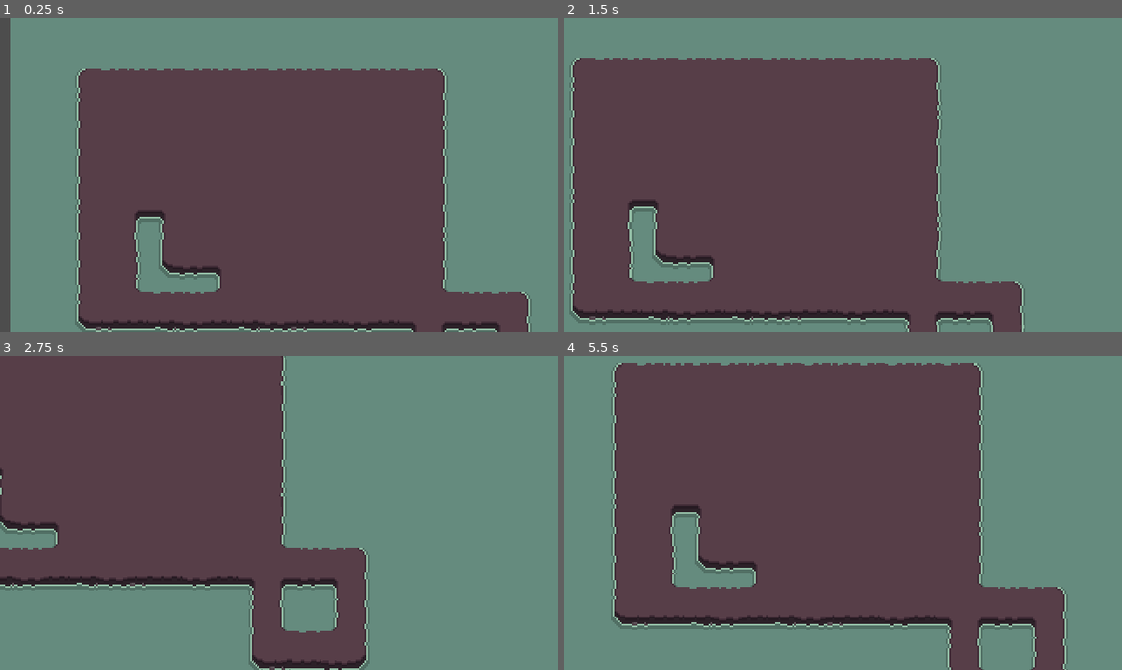
Above: before the commit, frames 1-4 (two rows, left to right).
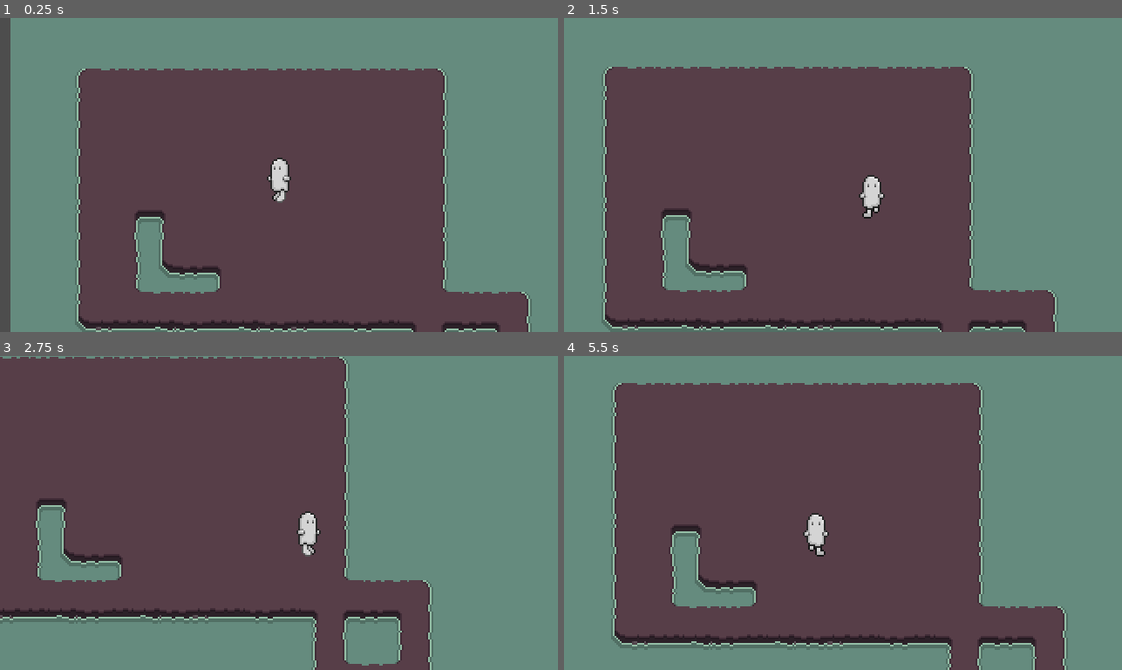
Above: after the commit, the same moments.

Repository: sapphicme/HalloweenGame
Game: Godot game, scene res://scenes/areas/Halloween_Maze.tscn
The game is run twice, just before and just after one commit, with the same random seed, the same clock (stepped at 60 frames per second) and the same inputs.
Inputs:
- Up to frame 1 (0.25 s): no input
- Up to frame 2 (1.5 s): hold Right (ui_right) 0.53-1.28 s; hold Down (ui_down) from 1.28 s (still down)
- Up to frame 3 (2.75 s): release Down (ui_down) at 2.03 s; hold Right (ui_right) from 2.03 s (still down)
- Up to frame 4 (5.5 s): release Right (ui_right) at 2.78 s; hold Up (ui_up) 2.78-3.53 s; hold Left (ui_left) 3.53-5.03 s; hold Down (ui_down) from 5.03 s (still down)

The runs differ from the first frame. In frame 1, 0.4% of the frame differs, in the area x 47-53%, y 44-59%; in frame 2, 20%; in frame 3, 23%, in the area x 0-78%, y 0-100%; in frame 4, 16%.

Commit message:
Added a player
Ghost character with animations!

Diff:
--- a/halloween_2024/scenes/player/player.tscn
+++ b/halloween_2024/scenes/player/player.tscn
@@ -1,259 +1,151 @@
-[gd_scene load_steps=106 format=3 uid="uid://nd82qsrcktei"]
+[gd_scene load_steps=67 format=3 uid="uid://nd82qsrcktei"]
 
 [ext_resource type="Script" path="res://scenes/player/player.gd" id="1_wkw8i"]
 [ext_resource type="Script" path="res://scenes/player/stats.gd" id="2_07mxo"]
-
-[sub_resource type="AtlasTexture" id="AtlasTexture_7piv6"]
-region = Rect2(416, 0, 16, 32)
-
-[sub_resource type="AtlasTexture" id="AtlasTexture_57417"]
-region = Rect2(400, 0, 16, 32)
-
-[sub_resource type="AtlasTexture" id="AtlasTexture_ch6y8"]
-region = Rect2(384, 0, 16, 32)
-
-[sub_resource type="AtlasTexture" id="AtlasTexture_lmiao"]
-region = Rect2(368, 0, 16, 32)
-
-[sub_resource type="AtlasTexture" id="AtlasTexture_2427y"]
-region = Rect2(352, 0, 16, 32)
-
-[sub_resource type="AtlasTexture" id="AtlasTexture_bwgoh"]
-region = Rect2(336, 0, 16, 32)
-
-[sub_resource type="AtlasTexture" id="AtlasTexture_8ah2f"]
-region = Rect2(320, 0, 16, 32)
-
-[sub_resource type="AtlasTexture" id="AtlasTexture_scbnk"]
-region = Rect2(304, 0, 16, 32)
-
-[sub_resource type="AtlasTexture" id="AtlasTexture_pdx7m"]
-region = Rect2(288, 0, 16, 32)
-
-[sub_resource type="AtlasTexture" id="AtlasTexture_fy0vj"]
-region = Rect2(272, 0, 16, 32)
-
-[sub_resource type="AtlasTexture" id="AtlasTexture_h1opc"]
-region = Rect2(256, 0, 16, 32)
-
-[sub_resource type="AtlasTexture" id="AtlasTexture_atfvd"]
-region = Rect2(848, 0, 16, 32)
-
-[sub_resource type="AtlasTexture" id="AtlasTexture_u87dg"]
-region = Rect2(832, 0, 16, 32)
-
-[sub_resource type="AtlasTexture" id="AtlasTexture_g77d2"]
-region = Rect2(816, 0, 16, 32)
-
-[sub_resource type="AtlasTexture" id="AtlasTexture_slfkm"]
-region = Rect2(800, 0, 16, 32)
-
-[sub_resource type="AtlasTexture" id="AtlasTexture_gavij"]
-region = Rect2(784, 0, 16, 32)
-
-[sub_resource type="AtlasTexture" id="AtlasTexture_5e8wk"]
-region = Rect2(768, 0, 16, 32)
-
-[sub_resource type="AtlasTexture" id="AtlasTexture_paw66"]
-region = Rect2(752, 0, 16, 32)
-
-[sub_resource type="AtlasTexture" id="AtlasTexture_lq5vj"]
-region = Rect2(736, 0, 16, 32)
-
-[sub_resource type="AtlasTexture" id="AtlasTexture_v84nm"]
-region = Rect2(720, 0, 16, 32)
-
-[sub_resource type="AtlasTexture" id="AtlasTexture_yp7jc"]
-region = Rect2(704, 0, 16, 32)
-
-[sub_resource type="AtlasTexture" id="AtlasTexture_rg54w"]
-region = Rect2(688, 0, 16, 32)
-
-[sub_resource type="AtlasTexture" id="AtlasTexture_vnh78"]
-region = Rect2(1024, 0, 16, 32)
-
-[sub_resource type="AtlasTexture" id="AtlasTexture_3s2a3"]
-region = Rect2(1008, 0, 16, 32)
-
-[sub_resource type="AtlasTexture" id="AtlasTexture_2ja6o"]
-region = Rect2(992, 0, 16, 32)
-
-[sub_resource type="AtlasTexture" id="AtlasTexture_clpe3"]
-region = Rect2(976, 0, 16, 32)
-
-[sub_resource type="AtlasTexture" id="AtlasTexture_wlqvs"]
-region = Rect2(960, 0, 16, 32)
-
-[sub_resource type="AtlasTexture" id="AtlasTexture_1j27q"]
-region = Rect2(944, 0, 16, 32)
-
-[sub_resource type="AtlasTexture" id="AtlasTexture_6g57e"]
-region = Rect2(928, 0, 16, 32)
-
-[sub_resource type="AtlasTexture" id="AtlasTexture_6f0h2"]
-region = Rect2(912, 0, 16, 32)
-
-[sub_resource type="AtlasTexture" id="AtlasTexture_bhlq6"]
-region = Rect2(896, 0, 16, 32)
-
-[sub_resource type="AtlasTexture" id="AtlasTexture_5wyos"]
-region = Rect2(880, 0, 16, 32)
-
-[sub_resource type="AtlasTexture" id="AtlasTexture_0tewg"]
-region = Rect2(864, 0, 16, 32)
-
-[sub_resource type="AtlasTexture" id="AtlasTexture_os3l5"]
-region = Rect2(1040, 0, 16, 32)
-
-[sub_resource type="AtlasTexture" id="AtlasTexture_yqhns"]
-region = Rect2(1056, 0, 16, 32)
-
-[sub_resource type="AtlasTexture" id="AtlasTexture_8ycqb"]
-region = Rect2(1072, 0, 16, 32)
-
-[sub_resource type="AtlasTexture" id="AtlasTexture_ksntr"]
-region = Rect2(1088, 0, 16, 32)
-
-[sub_resource type="AtlasTexture" id="AtlasTexture_yt4a1"]
-region = Rect2(1104, 0, 16, 32)
-
-[sub_resource type="AtlasTexture" id="AtlasTexture_tcbl0"]
-region = Rect2(1120, 0, 16, 32)
-
-[sub_resource type="AtlasTexture" id="AtlasTexture_1hja7"]
-region = Rect2(1136, 0, 16, 32)
-
-[sub_resource type="AtlasTexture" id="AtlasTexture_n783i"]
-region = Rect2(1152, 0, 16, 32)
-
-[sub_resource type="AtlasTexture" id="AtlasTexture_nmpcj"]
-region = Rect2(128, 0, 16, 32)
-
-[sub_resource type="AtlasTexture" id="AtlasTexture_3by1n"]
-region = Rect2(144, 0, 16, 32)
-
-[sub_resource type="AtlasTexture" id="AtlasTexture_dfmf5"]
-region = Rect2(160, 0, 16, 32)
-
-[sub_resource type="AtlasTexture" id="AtlasTexture_80g8h"]
-region = Rect2(176, 0, 16, 32)
-
-[sub_resource type="AtlasTexture" id="AtlasTexture_udjvm"]
-region = Rect2(192, 0, 16, 32)
-
-[sub_resource type="AtlasTexture" id="AtlasTexture_muw6c"]
-region = Rect2(208, 0, 16, 32)
-
-[sub_resource type="AtlasTexture" id="AtlasTexture_l1ebt"]
-region = Rect2(224, 0, 16, 32)
-
-[sub_resource type="AtlasTexture" id="AtlasTexture_isei7"]
-region = Rect2(240, 0, 16, 32)
-
-[sub_resource type="AtlasTexture" id="AtlasTexture_inogs"]
-region = Rect2(560, 0, 16, 32)
-
-[sub_resource type="AtlasTexture" id="AtlasTexture_6tlpd"]
-region = Rect2(576, 0, 16, 32)
-
-[sub_resource type="AtlasTexture" id="AtlasTexture_78l22"]
-region = Rect2(592, 0, 16, 32)
-
-[sub_resource type="AtlasTexture" id="AtlasTexture_urht5"]
-region = Rect2(608, 0, 16, 32)
-
-[sub_resource type="AtlasTexture" id="AtlasTexture_p18aq"]
-region = Rect2(624, 0, 16, 32)
-
-[sub_resource type="AtlasTexture" id="AtlasTexture_80huh"]
-region = Rect2(640, 0, 16, 32)
-
-[sub_resource type="AtlasTexture" id="AtlasTexture_1x3rq"]
-region = Rect2(656, 0, 16, 32)
-
-[sub_resource type="AtlasTexture" id="AtlasTexture_j4k43"]
-region = Rect2(672, 0, 16, 32)
-
-[sub_resource type="AtlasTexture" id="AtlasTexture_ckvw6"]
-region = Rect2(432, 0, 16, 32)
-
-[sub_resource type="AtlasTexture" id="AtlasTexture_7srvl"]
-region = Rect2(448, 0, 16, 32)
-
-[sub_resource type="AtlasTexture" id="AtlasTexture_52qnr"]
-region = Rect2(464, 0, 16, 32)
-
-[sub_resource type="AtlasTexture" id="AtlasTexture_45yl0"]
-region = Rect2(480, 0, 16, 32)
-
-[sub_resource type="AtlasTexture" id="AtlasTexture_ndqks"]
-region = Rect2(496, 0, 16, 32)
-
-[sub_resource type="AtlasTexture" id="AtlasTexture_h744h"]
-region = Rect2(512, 0, 16, 32)
-
-[sub_resource type="AtlasTexture" id="AtlasTexture_hbvt6"]
-region = Rect2(528, 0, 16, 32)
-
-[sub_resource type="AtlasTexture" id="AtlasTexture_a7i6j"]
-region = Rect2(544, 0, 16, 32)
-
-[sub_resource type="AtlasTexture" id="AtlasTexture_02mir"]
-region = Rect2(112, 0, 16, 32)
-
-[sub_resource type="AtlasTexture" id="AtlasTexture_hcq82"]
-region = Rect2(96, 0, 16, 32)
-
-[sub_resource type="AtlasTexture" id="AtlasTexture_cqy1b"]
-region = Rect2(80, 0, 16, 32)
-
-[sub_resource type="AtlasTexture" id="AtlasTexture_pb4s6"]
-region = Rect2(64, 0, 16, 32)
-
-[sub_resource type="AtlasTexture" id="AtlasTexture_dkjqm"]
+[ext_resource type="Texture2D" uid="uid://cx3xqtkm2hj16" path="res://scenes/player/player_ghost_animation_sheet.png" id="3_5smty"]
+
+[sub_resource type="AtlasTexture" id="AtlasTexture_a2hvl"]
+atlas = ExtResource("3_5smty")
+region = Rect2(0, 192, 16, 32)
+
+[sub_resource type="AtlasTexture" id="AtlasTexture_pncmb"]
+atlas = ExtResource("3_5smty")
+region = Rect2(16, 192, 16, 32)
+
+[sub_resource type="AtlasTexture" id="AtlasTexture_14e6s"]
+atlas = ExtResource("3_5smty")
+region = Rect2(32, 192, 16, 32)
+
+[sub_resource type="AtlasTexture" id="AtlasTexture_thm4k"]
+atlas = ExtResource("3_5smty")
+region = Rect2(48, 192, 16, 32)
+
+[sub_resource type="AtlasTexture" id="AtlasTexture_s53m3"]
+atlas = ExtResource("3_5smty")
+region = Rect2(0, 160, 16, 32)
+
+[sub_resource type="AtlasTexture" id="AtlasTexture_7fmcf"]
+atlas = ExtResource("3_5smty")
+region = Rect2(16, 160, 16, 32)
+
+[sub_resource type="AtlasTexture" id="AtlasTexture_ni2ot"]
+atlas = ExtResource("3_5smty")
+region = Rect2(32, 160, 16, 32)
+
+[sub_resource type="AtlasTexture" id="AtlasTexture_y5pvt"]
+atlas = ExtResource("3_5smty")
+region = Rect2(48, 160, 16, 32)
+
+[sub_resource type="AtlasTexture" id="AtlasTexture_tklls"]
+atlas = ExtResource("3_5smty")
+region = Rect2(0, 128, 16, 32)
+
+[sub_resource type="AtlasTexture" id="AtlasTexture_27pg1"]
+atlas = ExtResource("3_5smty")
+region = Rect2(16, 128, 16, 32)
+
+[sub_resource type="AtlasTexture" id="AtlasTexture_40ww0"]
+atlas = ExtResource("3_5smty")
+region = Rect2(32, 128, 16, 32)
+
+[sub_resource type="AtlasTexture" id="AtlasTexture_5s4jr"]
+atlas = ExtResource("3_5smty")
+region = Rect2(48, 128, 16, 32)
+
+[sub_resource type="AtlasTexture" id="AtlasTexture_s27wo"]
+atlas = ExtResource("3_5smty")
+region = Rect2(0, 224, 16, 32)
+
+[sub_resource type="AtlasTexture" id="AtlasTexture_vcqk2"]
+atlas = ExtResource("3_5smty")
+region = Rect2(16, 224, 16, 32)
+
+[sub_resource type="AtlasTexture" id="AtlasTexture_sjn1h"]
+atlas = ExtResource("3_5smty")
+region = Rect2(32, 224, 16, 32)
+
+[sub_resource type="AtlasTexture" id="AtlasTexture_o27x5"]
+atlas = ExtResource("3_5smty")
+region = Rect2(48, 224, 16, 32)
+
+[sub_resource type="AtlasTexture" id="AtlasTexture_rx70a"]
+atlas = ExtResource("3_5smty")
+region = Rect2(0, 64, 16, 32)
+
+[sub_resource type="AtlasTexture" id="AtlasTexture_vhmtg"]
+atlas = ExtResource("3_5smty")
+region = Rect2(16, 64, 16, 32)
+
+[sub_resource type="AtlasTexture" id="AtlasTexture_3rx05"]
+atlas = ExtResource("3_5smty")
+region = Rect2(32, 64, 16, 32)
+
+[sub_resource type="AtlasTexture" id="AtlasTexture_fl5i0"]
+atlas = ExtResource("3_5smty")
+region = Rect2(48, 64, 16, 32)
+
+[sub_resource type="AtlasTexture" id="AtlasTexture_npog2"]
+atlas = ExtResource("3_5smty")
+region = Rect2(0, 32, 16, 32)
+
+[sub_resource type="AtlasTexture" id="AtlasTexture_iyidm"]
+atlas = ExtResource("3_5smty")
+region = Rect2(16, 32, 16, 32)
+
+[sub_resource type="AtlasTexture" id="AtlasTexture_ihp1r"]
+atlas = ExtResource("3_5smty")
+region = Rect2(32, 32, 16, 32)
+
+[sub_resource type="AtlasTexture" id="AtlasTexture_bmdrb"]
+atlas = ExtResource("3_5smty")
+region = Rect2(48, 32, 16, 32)
+
+[sub_resource type="AtlasTexture" id="AtlasTexture_txmxt"]
+atlas = ExtResource("3_5smty")
+region = Rect2(0, 0, 16, 32)
+
+[sub_resource type="AtlasTexture" id="AtlasTexture_ikohn"]
+atlas = ExtResource("3_5smty")
+region = Rect2(16, 0, 16, 32)
+
+[sub_resource type="AtlasTexture" id="AtlasTexture_yj1c3"]
+atlas = ExtResource("3_5smty")
 region = Rect2(32, 0, 16, 32)
 
-[sub_resource type="AtlasTexture" id="AtlasTexture_dppvi"]
-region = Rect2(16, 0, 16, 32)
-
-[sub_resource type="AtlasTexture" id="AtlasTexture_epmxf"]
-region = Rect2(0, 0, 16, 32)
+[sub_resource type="AtlasTexture" id="AtlasTexture_40v8n"]
+atlas = ExtResource("3_5smty")
+region = Rect2(48, 0, 16, 32)
+
+[sub_resource type="AtlasTexture" id="AtlasTexture_ydcwy"]
+atlas = ExtResource("3_5smty")
+region = Rect2(0, 96, 16, 32)
+
+[sub_resource type="AtlasTexture" id="AtlasTexture_1rvim"]
+atlas = ExtResource("3_5smty")
+region = Rect2(16, 96, 16, 32)
+
+[sub_resource type="AtlasTexture" id="AtlasTexture_h7lnr"]
+atlas = ExtResource("3_5smty")
+region = Rect2(32, 96, 16, 32)
+
+[sub_resource type="AtlasTexture" id="AtlasTexture_wwyap"]
+atlas = ExtResource("3_5smty")
+region = Rect2(48, 96, 16, 32)
 
 [sub_resource type="SpriteFrames" id="SpriteFrames_ug3lx"]
 animations = [{
 "frames": [{
 "duration": 1.0,
-"texture": SubResource("AtlasTexture_7piv6")
-}, {
-"duration": 1.0,
-"texture": SubResource("AtlasTexture_57417")
-}, {
-"duration": 1.0,
-"texture": SubResource("AtlasTexture_ch6y8")
-}, {
-"duration": 1.0,
-"texture": SubResource("AtlasTexture_lmiao")
-}, {
-"duration": 1.0,
-"texture": SubResource("AtlasTexture_2427y")
-}, {
-"duration": 1.0,
-"texture": SubResource("AtlasTexture_bwgoh")
-}, {
-"duration": 1.0,
-"texture": SubResource("AtlasTexture_8ah2f")
-}, {
-"duration": 1.0,
-"texture": SubResource("AtlasTexture_scbnk")
-}, {
-"duration": 1.0,
-"texture": SubResource("AtlasTexture_pdx7m")
-}, {
-"duration": 1.0,
-"texture": SubResource("AtlasTexture_fy0vj")
-}, {
-"duration": 1.0,
-"texture": SubResource("AtlasTexture_h1opc")
+"texture": SubResource("AtlasTexture_a2hvl")
+}, {
+"duration": 1.0,
+"texture": SubResource("AtlasTexture_pncmb")
+}, {
+"duration": 1.0,
+"texture": SubResource("AtlasTexture_14e6s")
+}, {
+"duration": 1.0,
+"texture": SubResource("AtlasTexture_thm4k")
 }],
 "loop": true,
 "name": &"idle_down",
@@ -261,37 +153,16 @@
 }, {
 "frames": [{
 "duration": 1.0,
-"texture": SubResource("AtlasTexture_atfvd")
-}, {
-"duration": 1.0,
-"texture": SubResource("AtlasTexture_u87dg")
-}, {
-"duration": 1.0,
-"texture": SubResource("AtlasTexture_g77d2")
-}, {
-"duration": 1.0,
-"texture": SubResource("AtlasTexture_slfkm")
-}, {
-"duration": 1.0,
-"texture": SubResource("AtlasTexture_gavij")
-}, {
-"duration": 1.0,
-"texture": SubResource("AtlasTexture_5e8wk")
-}, {
-"duration": 1.0,
-"texture": SubResource("AtlasTexture_paw66")
-}, {
-"duration": 1.0,
-"texture": SubResource("AtlasTexture_lq5vj")
-}, {
-"duration": 1.0,
-"texture": SubResource("AtlasTexture_v84nm")
-}, {
-"duration": 1.0,
-"texture": SubResource("AtlasTexture_yp7jc")
-}, {
-"duration": 1.0,
-"texture": SubResource("AtlasTexture_rg54w")
+"texture": SubResource("AtlasTexture_s53m3")
+}, {
+"duration": 1.0,
+"texture": SubResource("AtlasTexture_7fmcf")
+}, {
+"duration": 1.0,
+"texture": SubResource("AtlasTexture_ni2ot")
+}, {
+"duration": 1.0,
+"texture": SubResource("AtlasTexture_y5pvt")
 }],
 "loop": true,
 "name": &"idle_left",
@@ -299,37 +170,16 @@
 }, {
 "frames": [{
 "duration": 1.0,
-"texture": SubResource("AtlasTexture_vnh78")
-}, {
-"duration": 1.0,
-"texture": SubResource("AtlasTexture_3s2a3")
-}, {
-"duration": 1.0,
-"texture": SubResource("AtlasTexture_2ja6o")
-}, {
-"duration": 1.0,
-"texture": SubResource("AtlasTexture_clpe3")
-}, {
-"duration": 1.0,
-"texture": SubResource("AtlasTexture_wlqvs")
-}, {
-"duration": 1.0,
-"texture": SubResource("AtlasTexture_1j27q")
-}, {
-"duration": 1.0,
-"texture": SubResource("AtlasTexture_6g57e")
-}, {
-"duration": 1.0,
-"texture": SubResource("AtlasTexture_6f0h2")
-}, {
-"duration": 1.0,
-"texture": SubResource("AtlasTexture_bhlq6")
-}, {
-"duration": 1.0,
-"texture": SubResource("AtlasTexture_5wyos")
-}, {
-"duration": 1.0,
-"texture": SubResource("AtlasTexture_0tewg")
+"texture": SubResource("AtlasTexture_tklls")
+}, {
+"duration": 1.0,
+"texture": SubResource("AtlasTexture_27pg1")
+}, {
+"duration": 1.0,
+"texture": SubResource("AtlasTexture_40ww0")
+}, {
+"duration": 1.0,
+"texture": SubResource("AtlasTexture_5s4jr")
 }],
 "loop": true,
 "name": &"idle_right",
@@ -337,28 +187,16 @@
 }, {
 "frames": [{
 "duration": 1.0,
-"texture": SubResource("AtlasTexture_os3l5")
-}, {
-"duration": 1.0,
-"texture": SubResource("AtlasTexture_yqhns")
-}, {
-"duration": 1.0,
-"texture": SubResource("AtlasTexture_8ycqb")
-}, {
-"duration": 1.0,
-"texture": SubResource("AtlasTexture_ksntr")
-}, {
-"duration": 1.0,
-"texture": SubResource("AtlasTexture_yt4a1")
-}, {
-"duration": 1.0,
-"texture": SubResource("AtlasTexture_tcbl0")
-}, {
-"duration": 1.0,
-"texture": SubResource("AtlasTexture_1hja7")
-}, {
-"duration": 1.0,
-"texture": SubResource("AtlasTexture_n783i")
+"texture": SubResource("AtlasTexture_s27wo")
+}, {
+"duration": 1.0,
+"texture": SubResource("AtlasTexture_vcqk2")
+}, {
+"duration": 1.0,
+"texture": SubResource("AtlasTexture_sjn1h")
+}, {
+"duration": 1.0,
+"texture": SubResource("AtlasTexture_o27x5")
 }],
 "loop": true,
 "name": &"idle_up",
@@ -366,28 +204,16 @@
 }, {
 "frames": [{
 "duration": 1.0,
-"texture": SubResource("AtlasTexture_nmpcj")
-}, {
-"duration": 1.0,
-"texture": SubResource("AtlasTexture_3by1n")
-}, {
-"duration": 1.0,
-"texture": SubResource("AtlasTexture_dfmf5")
-}, {
-"duration": 1.0,
-"texture": SubResource("AtlasTexture_80g8h")
-}, {
-"duration": 1.0,
-"texture": SubResource("AtlasTexture_udjvm")
-}, {
-"duration": 1.0,
-"texture": SubResource("AtlasTexture_muw6c")
-}, {
-"duration": 1.0,
-"texture": SubResource("AtlasTexture_l1ebt")
-}, {
-"duration": 1.0,
-"texture": SubResource("AtlasTexture_isei7")
+"texture": SubResource("AtlasTexture_rx70a")
+}, {
+"duration": 1.0,
+"texture": SubResource("AtlasTexture_vhmtg")
+}, {
+"duration": 1.0,
+"texture": SubResource("AtlasTexture_3rx05")
+}, {
+"duration": 1.0,
+"texture": SubResource("AtlasTexture_fl5i0")
 }],
 "loop": true,
 "name": &"walk_down",
@@ -395,28 +221,16 @@
 }, {
 "frames": [{
 "duration": 1.0,
-"texture": SubResource("AtlasTexture_inogs")
-}, {
-"duration": 1.0,
-"texture": SubResource("AtlasTexture_6tlpd")
-}, {
-"duration": 1.0,
-"texture": SubResource("AtlasTexture_78l22")
-}, {
-"duration": 1.0,
-"texture": SubResource("AtlasTexture_urht5")
-}, {
-"duration": 1.0,
-"texture": SubResource("AtlasTexture_p18aq")
-}, {
-"duration": 1.0,
-"texture": SubResource("AtlasTexture_80huh")
-}, {
-"duration": 1.0,
-"texture": SubResource("AtlasTexture_1x3rq")
-}, {
-"duration": 1.0,
-"texture": SubResource("AtlasTexture_j4k43")
+"texture": SubResource("AtlasTexture_npog2")
+}, {
+"duration": 1.0,
+"texture": SubResource("AtlasTexture_iyidm")
+}, {
+"duration": 1.0,
+"texture": SubResource("AtlasTexture_ihp1r")
+}, {
+"duration": 1.0,
+"texture": SubResource("AtlasTexture_bmdrb")
 }],
 "loop": true,
 "name": &"walk_left",
@@ -424,28 +238,16 @@
 }, {
 "frames": [{
 "duration": 1.0,
-"texture": SubResource("AtlasTexture_ckvw6")
-}, {
-"duration": 1.0,
-"texture": SubResource("AtlasTexture_7srvl")
-}, {
-"duration": 1.0,
-"texture": SubResource("AtlasTexture_52qnr")
-}, {
-"duration": 1.0,
-"texture": SubResource("AtlasTexture_45yl0")
-}, {
-"duration": 1.0,
-"texture": SubResource("AtlasTexture_ndqks")
-}, {
-"duration": 1.0,
-"texture": SubResource("AtlasTexture_h744h")
-}, {
-"duration": 1.0,
-"texture": SubResource("AtlasTexture_hbvt6")
-}, {
-"duration": 1.0,
-"texture": SubResource("AtlasTexture_a7i6j")
+"texture": SubResource("AtlasTexture_txmxt")
+}, {
+"duration": 1.0,
+"texture": SubResource("AtlasTexture_ikohn")
+}, {
+"duration": 1.0,
+"texture": SubResource("AtlasTexture_yj1c3")
+}, {
+"duration": 1.0,
+"texture": SubResource("AtlasTexture_40v8n")
 }],
 "loop": true,
 "name": &"walk_right",
@@ -453,25 +255,16 @@
 }, {
 "frames": [{
 "duration": 1.0,
-"texture": SubResource("AtlasTexture_02mir")
-}, {
-"duration": 1.0,
-"texture": SubResource("AtlasTexture_hcq82")
-}, {
-"duration": 1.0,
-"texture": SubResource("AtlasTexture_cqy1b")
-}, {
-"duration": 1.0,
-"texture": SubResource("AtlasTexture_pb4s6")
-}, {
-"duration": 1.0,
-"texture": SubResource("AtlasTexture_dkjqm")
-}, {
-"duration": 1.0,
-"texture": SubResource("AtlasTexture_dppvi")
-}, {
-"duration": 1.0,
-"texture": SubResource("AtlasTexture_epmxf")
+"texture": SubResource("AtlasTexture_ydcwy")
+}, {
+"duration": 1.0,
+"texture": SubResource("AtlasTexture_1rvim")
+}, {
+"duration": 1.0,
+"texture": SubResource("AtlasTexture_h7lnr")
+}, {
+"duration": 1.0,
+"texture": SubResource("AtlasTexture_wwyap")
 }],
 "loop": true,
 "name": &"walk_up",
@@ -511,9 +304,9 @@
 
 [sub_resource type="Animation" id="Animation_i0nul"]
 resource_name = "idle_down"
-length = 2.0
-loop_mode = 1
-step = 0.2
+length = 0.8
+loop_mode = 1
+step = 0.1
 tracks/0/type = "value"
 tracks/0/imported = false
 tracks/0/enabled = true
@@ -533,15 +326,15 @@
 tracks/1/interp = 1
 tracks/1/loop_wrap = true
 tracks/1/keys = {
-"times": PackedFloat32Array(0, 0.2, 0.4, 0.6, 0.8, 1, 1.2, 1.4, 1.6, 1.8, 2),
-"transitions": PackedFloat32Array(1, 1, 1, 1, 1, 1, 1, 1, 1, 1, 1),
-"update": 1,
-"values": [0, 1, 2, 3, 4, 5, 6, 7, 8, 9, 10]
+"times": PackedFloat32Array(0, 0.2, 0.4, 0.6),
+"transitions": PackedFloat32Array(1, 1, 1, 1),
+"update": 1,
+"values": [0, 1, 2, 3]
 }
 
 [sub_resource type="Animation" id="Animation_53vwa"]
 resource_name = "idle_left"
-length = 2.0
+length = 0.8
 loop_mode = 1
 step = 0.2
 tracks/0/type = "value"
@@ -563,15 +356,15 @@
 tracks/1/interp = 1
 tracks/1/loop_wrap = true
 tracks/1/keys = {
-"times": PackedFloat32Array(0, 0.2, 0.4, 0.6, 0.8, 1, 1.2, 1.4, 1.6, 1.8, 2),
-"transitions": PackedFloat32Array(1, 1, 1, 1, 1, 1, 1, 1, 1, 1, 1),
-"update": 1,
-"values": [0, 1, 2, 3, 4, 5, 6, 7, 8, 9, 10]
+"times": PackedFloat32Array(0, 0.2, 0.4, 0.6),
+"transitions": PackedFloat32Array(1, 1, 1, 1),
+"update": 1,
+"values": [0, 1, 2, 3]
 }
 
 [sub_resource type="Animation" id="Animation_4prfc"]
 resource_name = "idle_right"
-length = 2.0
+length = 0.8
 loop_mode = 1
 step = 0.2
 tracks/0/type = "value"
@@ -593,15 +386,15 @@
 tracks/1/interp = 1
 tracks/1/loop_wrap = true
 tracks/1/keys = {
-"times": PackedFloat32Array(0, 0.2, 0.4, 0.6, 0.8, 1, 1.2, 1.4, 1.6, 1.8, 2),
-"transitions": PackedFloat32Array(1, 1, 1, 1, 1, 1, 1, 1, 1, 1, 1),
-"update": 1,
-"values": [0, 1, 2, 3, 4, 5, 6, 7, 8, 9, 10]
+"times": PackedFloat32Array(0, 0.2, 0.4, 0.6),
+"transitions": PackedFloat32Array(1, 1, 1, 1),
+"update": 1,
+"values": [0, 1, 2, 3]
 }
 
 [sub_resource type="Animation" id="Animation_r5ivf"]
 resource_name = "idle_up"
-length = 1.2
+length = 0.8
 loop_mode = 1
 step = 0.2
 tracks/0/type = "value"
@@ -623,17 +416,17 @@
 tracks/1/interp = 1
 tracks/1/loop_wrap = true
 tracks/1/keys = {
-"times": PackedFloat32Array(0, 0.2, 0.4, 0.6, 0.8, 1, 1.2),
-"transitions": PackedFloat32Array(1, 1, 1, 1, 1, 1, 1),
-"update": 1,
-"values": [0, 1, 2, 3, 4, 5, 6]
+"times": PackedFloat32Array(0, 0.2, 0.4, 0.6),
+"transitions": PackedFloat32Array(1, 1, 1, 1),
+"update": 1,
+"values": [0, 1, 2, 3]
 }
 
 [sub_resource type="Animation" id="Animation_xq75b"]
 resource_name = "walk_down"
-length = 1.15
-loop_mode = 1
-step = 0.15
+length = 0.8
+loop_mode = 1
+step = 0.2
 tracks/0/type = "value"
 tracks/0/imported = false
 tracks/0/enabled = true
@@ -653,17 +446,17 @@
 tracks/1/interp = 1
 tracks/1/loop_wrap = true
 tracks/1/keys = {
-"times": PackedFloat32Array(0, 0.142857, 0.285714, 0.428571, 0.571429, 0.714286, 0.857143, 1),
-"transitions": PackedFloat32Array(1, 1, 1, 1, 1, 1, 1, 1),
-"update": 1,
-"values": [1, 2, 3, 4, 5, 6, 7, 0]
+"times": PackedFloat32Array(0, 0.2, 0.4, 0.6),
+"transitions": PackedFloat32Array(1, 1, 1, 1),
+"update": 1,
+"values": [1, 2, 3, 0]
 }
 
 [sub_resource type="Animation" id="Animation_0ss8e"]
 resource_name = "walk_left"
-length = 1.15
-loop_mode = 1
-step = 0.15
+length = 0.8
+loop_mode = 1
+step = 0.2
 tracks/0/type = "value"
 tracks/0/imported = false
 tracks/0/enabled = true
@@ -683,17 +476,17 @@
 tracks/1/interp = 1
 tracks/1/loop_wrap = true
 tracks/1/keys = {
-"times": PackedFloat32Array(0, 0.142857, 0.285714, 0.428571, 0.571429, 0.714286, 0.857143, 1),
-"transitions": PackedFloat32Array(1, 1, 1, 1, 1, 1, 1, 1),
-"update": 1,
-"values": [1, 2, 3, 4, 5, 6, 7, 0]
+"times": PackedFloat32Array(0, 0.2, 0.4, 0.6),
+"transitions": PackedFloat32Array(1, 1, 1, 1),
+"update": 1,
+"values": [1, 2, 3, 0]
 }
 
 [sub_resource type="Animation" id="Animation_5mfcg"]
 resource_name = "walk_right"
-length = 1.15
-loop_mode = 1
-step = 0.15
+length = 0.8
+loop_mode = 1
+step = 0.2
 tracks/0/type = "value"
 tracks/0/imported = false
 tracks/0/enabled = true
@@ -713,17 +506,17 @@
 tracks/1/interp = 1
 tracks/1/loop_wrap = true
 tracks/1/keys = {
-"times": PackedFloat32Array(0, 0.142857, 0.285714, 0.428571, 0.571429, 0.714286, 0.857143, 1),
-"transitions": PackedFloat32Array(1, 1, 1, 1, 1, 1, 1, 1),
-"update": 1,
-"values": [1, 2, 3, 4, 5, 6, 7, 0]
+"times": PackedFloat32Array(0, 0.2, 0.4, 0.6),
+"transitions": PackedFloat32Array(1, 1, 1, 1),
+"update": 1,
+"values": [1, 2, 3, 0]
 }
 
 [sub_resource type="Animation" id="Animation_ogpik"]
 resource_name = "walk_up"
-length = 1.15
-loop_mode = 1
-step = 0.15
+length = 0.8
+loop_mode = 1
+step = 0.2
 tracks/0/type = "value"
 tracks/0/imported = false
 tracks/0/enabled = true
@@ -743,10 +536,10 @@
 tracks/1/interp = 1
 tracks/1/loop_wrap = true
 tracks/1/keys = {
-"times": PackedFloat32Array(0, 0.142857, 0.285714, 0.428571, 0.571429, 0.714286, 0.857143, 1),
-"transitions": PackedFloat32Array(1, 1, 1, 1, 1, 1, 1, 1),
-"update": 1,
-"values": [0, 1, 2, 3, 2, 4, 5, 6]
+"times": PackedFloat32Array(0, 0.2, 0.4, 0.6),
+"transitions": PackedFloat32Array(1, 1, 1, 1),
+"update": 1,
+"values": [0, 1, 2, 3]
 }
 
 [sub_resource type="AnimationLibrary" id="AnimationLibrary_kkhp3"]
@@ -837,11 +630,13 @@
 [sub_resource type="AnimationNodeStateMachineTransition" id="AnimationNodeStateMachineTransition_o66ko"]
 
 [sub_resource type="AnimationNodeStateMachine" id="AnimationNodeStateMachine_dfx7a"]
+states/End/position = Vector2(900.5, 100)
 states/idle/node = SubResource("AnimationNodeBlendTree_sk4cr")
 states/idle/position = Vector2(373, 192)
 states/walk/node = SubResource("AnimationNodeBlendTree_08vx6")
 states/walk/position = Vector2(373, 48)
 transitions = ["Start", "idle", SubResource("AnimationNodeStateMachineTransition_xlsks"), "idle", "walk", SubResource("AnimationNodeStateMachineTransition_ulej6"), "walk", "idle", SubResource("AnimationNodeStateMachineTransition_o66ko")]
+graph_offset = Vector2(88.5667, 0)
 
 [sub_resource type="OccluderPolygon2D" id="OccluderPolygon2D_3ed74"]
 polygon = PackedVector2Array(-3, -14, 3, -14, 6, -11, 6, -9, 6, -5, 6, 0, 8, 3, 7, 7, 4, 6, 4, 10, 6, 11, 6, 13, 5, 14, 2, 14, 0, 12, -2, 14, -5, 14, -6, 13, -6, 11, -4, 10, -4, 6, -7, 7, -8, 3, -6, 0, -6, -5, -6, -9, -6, -11)
--- a/halloween_2024/scenes/player/player_stats.tres
+++ b/halloween_2024/scenes/player/player_stats.tres
@@ -5,4 +5,4 @@
 [resource]
 script = ExtResource("1_dechm")
 friction = 1000
-max_speed = 75
+max_speed = 50
--- a/halloween_2024/scenes/player/stats.gd
+++ b/halloween_2024/scenes/player/stats.gd
@@ -3,4 +3,4 @@
 class_name Stats
 
 @export var friction = 1000
-@export var max_speed = 75
+@export var max_speed = 65
Binary file added: halloween_2024/scenes/player/player_ghost_animation_sheet.png
Not shown, added: halloween_2024/scenes/player/player_ghost_animation_sheet.png.import
